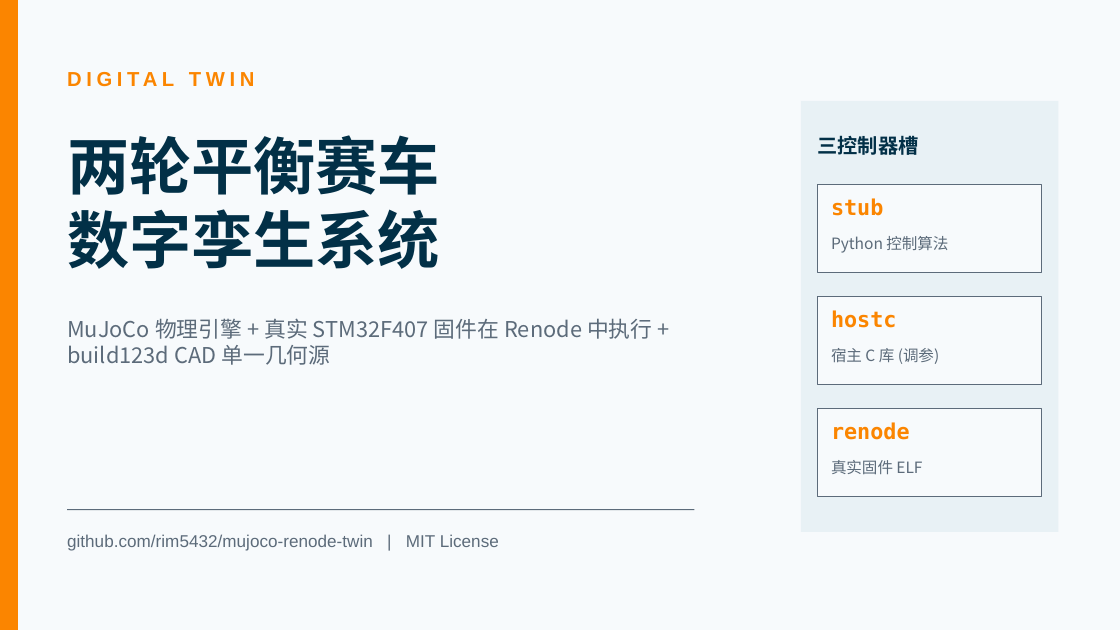
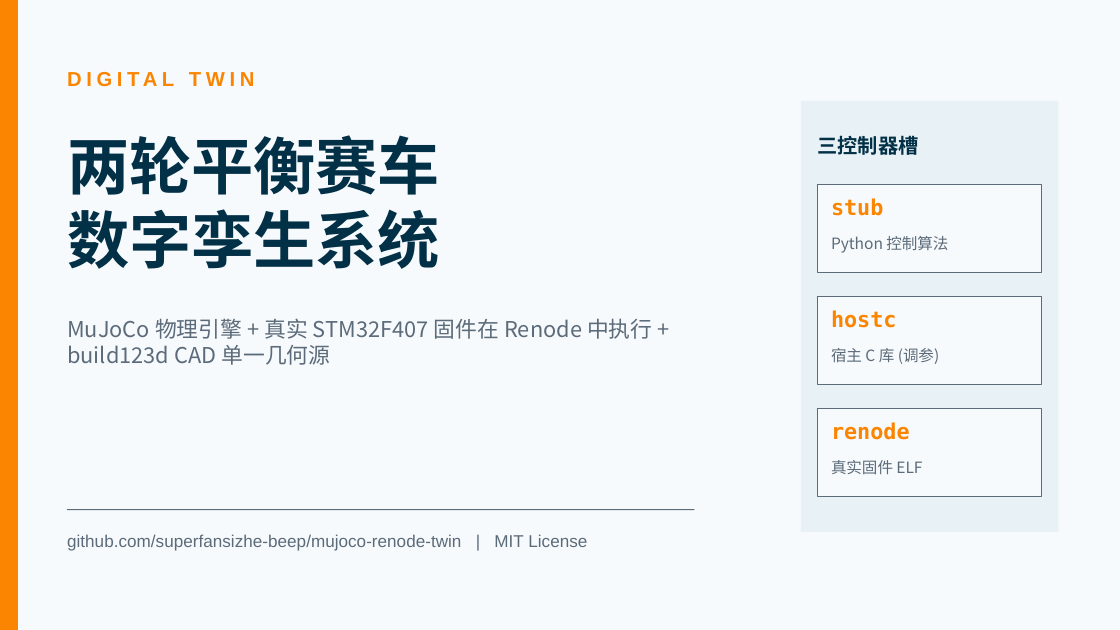
Before and after one commit to superfansizhe-beep/mujoco-renode-twin, a slide deck: slide 1 of docs/mujoco-renode-twin-defense.pptx. Drawn at 1120x630 pixels with LibreOffice and Linux fonts; fonts in the diff are those of the drawing. Boxes give left, top, right and bottom in pixels: in the first picture for what was removed or moved away, otherwise in the second. Text is boxed around its words. In the diff, an @@ line names an element or a change of style, - is before the commit and + after.

Commit message:
docs: point the clone instructions and the deck at this repository
The upstream rim5432/mujoco-renode-twin is read-only for this account and
still lacks everything added since 5582e17c. LICENSE keeps the original
copyright line -- only the addresses moved.

```diff
--- a/docs/mujoco-renode-twin-defense.pptx
+++ b/docs/mujoco-renode-twin-defense.pptx
@@ text at box(67, 534, 587, 551): text changed @@
-github.com/rim5432/mujoco-renode-twin | MIT License
+github.com/superfansizhe-beep/mujoco-renode-twin | MIT License
```
Also in this commit, not shown: 1 other slide changed, 5 other files.
